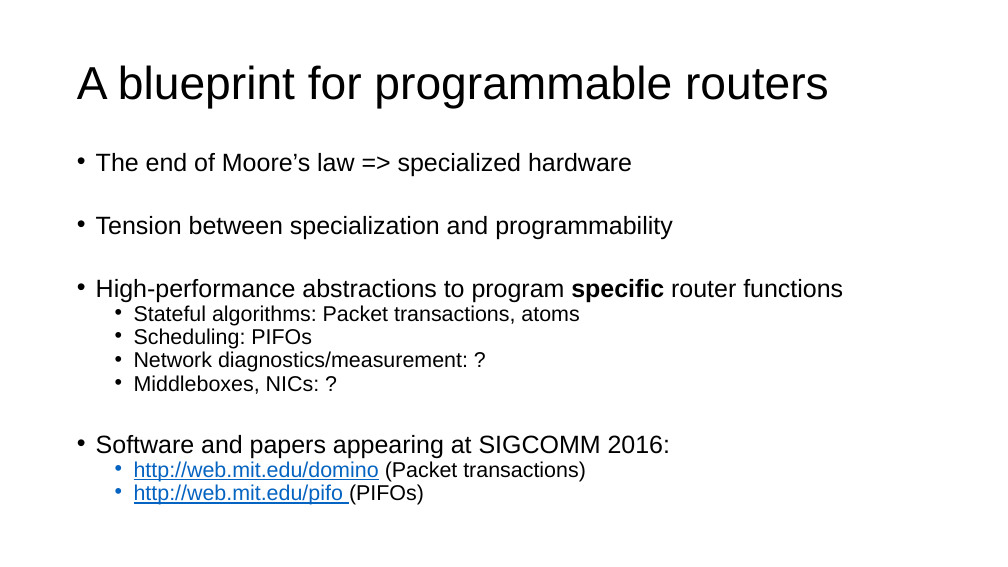
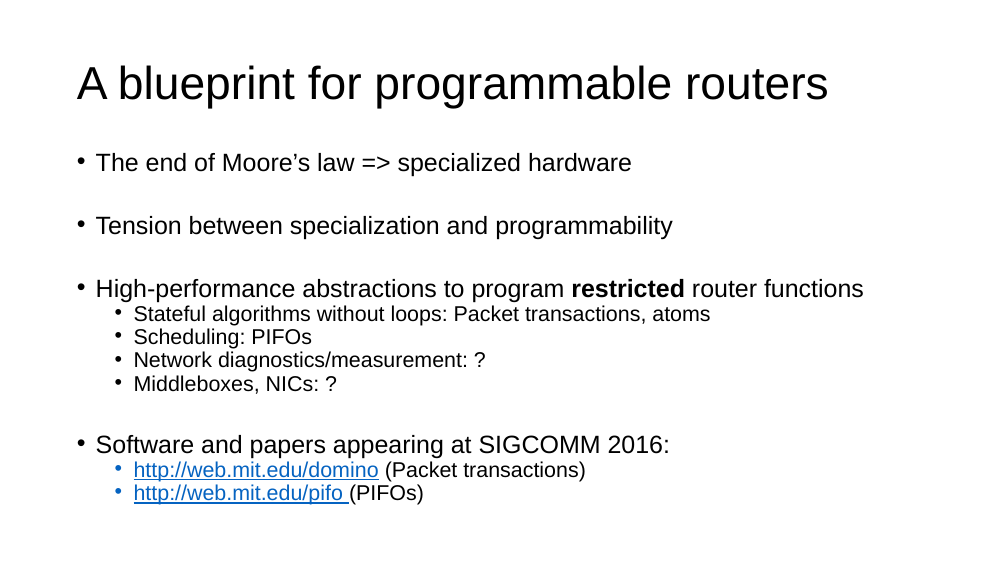
Before and after one commit to anirudhSK/pifo-domino-marple-ppts, a slide deck: slide 56 of domino_pifo.pptx. Drawn at 1008x567 pixels with LibreOffice and Linux fonts; fonts in the diff are those of the drawing. Boxes give left, top, right and bottom in pixels: in the first picture for what was removed or moved away, otherwise in the second. Text is boxed around its words. In the diff, an @@ line names an element or a change of style, - is before the commit and + after.

Commit message:
Outstanding changes

```diff
--- a/domino_pifo.pptx
+++ b/domino_pifo.pptx
@@ text at box(96, 279, 864, 326): text changed @@
-• High-performance abstractions to program specific router functions
-  • Stateful algorithms: Packet transactions, atoms
+• High-performance abstractions to program restricted router functions
+  • Stateful algorithms without loops: Packet transactions, atoms
```
